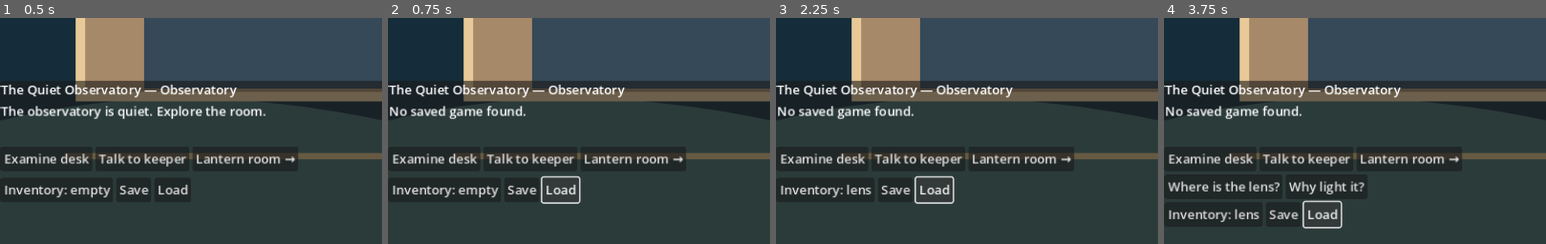
Above: before the commit, frames 1-4 (left to right).
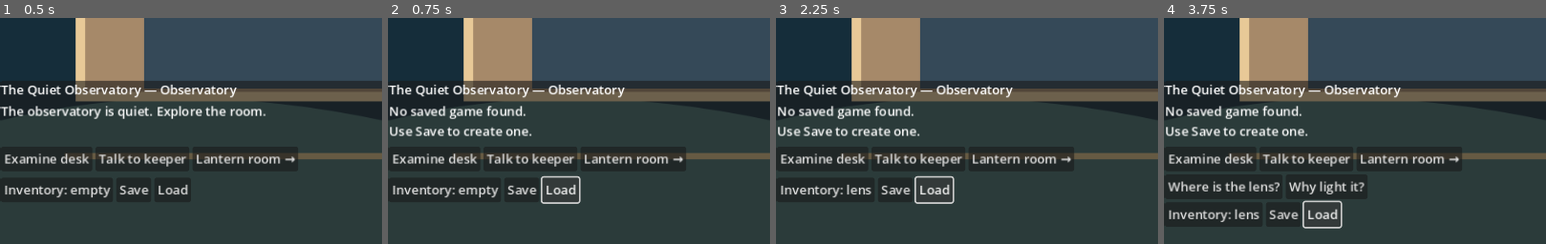
Above: after the commit, the same moments.

Repository: GabrielMrqs/game-studio
Game: Godot game, scene res://main.tscn
Two runs of this game, one before a commit and one after it. Both use one fixed random seed, a clock stepped at 60 frames per second and the inputs below.
Inputs:
- Up to frame 1 (0.5 s): no input
- Up to frame 2 (0.75 s): click "Load" at 0.5 s
- Up to frame 3 (2.25 s): click "Examine desk" at 1.25 s; click "Load" at 2 s
- Up to frame 4 (3.75 s): click "Talk to keeper" at 2.75 s; click "Load" at 3.5 s
The pictures show only the part of the screen within x 0-50%, y 42-92%; the shares and areas given below are measured in that part.

Frame 1 is identical in both runs. In frame 2, 0.9% of the frame differs, in the area x 0-38%, y 48-53%; in frame 3, 0.9%; in frame 4, 0.9%.

Commit message:
Gameplay: missing-save-guidance
(cherry picked from commit 95188c6f82a4bcf52920ff30bd888fec110e9cc4)

Diff:
--- a/game/main.gd
+++ b/game/main.gd
@@ -144,7 +144,7 @@
 
 func load_game() -> void:
 	if not FileAccess.file_exists(save_path):
-		message.text = "No saved game found."
+		message.text = "No saved game found.\nUse Save to create one."
 		return
 	var file := FileAccess.open(save_path, FileAccess.READ)
 	if file == null:
--- a/game/tests/smoke.gd
+++ b/game/tests/smoke.gd
@@ -44,6 +44,10 @@
 	press(game.hotspots, "← Observatory")
 	press(game.hotspots, "Examine desk")
 	check(game.has_lens, "collect lens")
+	game.inventory.pressed.emit()
+	game.load_game()
+	check(game.message.text == "No saved game found.\nUse Save to create one.", "missing save guidance")
+	check(game.room == "observatory" and game.has_lens and game.selected_lens and not game.lit, "missing save preserves progress")
 	game.save_game()
 	press(game.hotspots, "Lantern room →")
 	press(game.hotspots, "Examine lantern")
